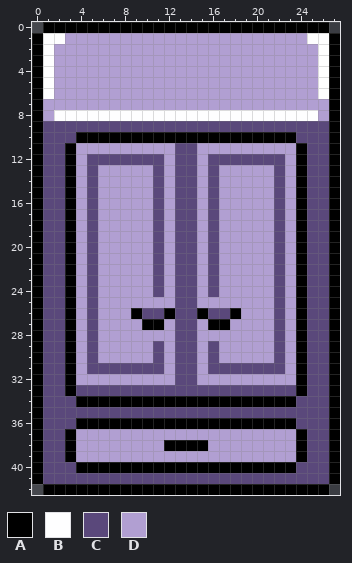
Two states of a pixel-art sprite, assets/sprites/wardrobe.png. This is how it looked before the edit.
The file is 28x43 pixels.
Palette (. is transparent): A #000000  B #fefeff  C #5a487b  D #b19fd2
Pixels before, first column x 0:
 0 .AAAAAAAAAAAAAAAAAAAAAAAAAA.
 1 ABBDDDDDDDDDDDDDDDDDDDDDDBBA
 2 ABDDDDDDDDDDDDDDDDDDDDDDDDBA
 3 ABDDDDDDDDDDDDDDDDDDDDDDDDBA
 4 ABDDDDDDDDDDDDDDDDDDDDDDDDBA
 5 ABDDDDDDDDDDDDDDDDDDDDDDDDBA
 6 ABDDDDDDDDDDDDDDDDDDDDDDDDBA
 7 ADDDDDDDDDDDDDDDDDDDDDDDDDDA
 8 ADBBBBBBBBBBBBBBBBBBBBBBBBDA
 9 ACCCCCCCCCCCCCCCCCCCCCCCCCCA
10 ACCCAAAAAAAAAAAAAAAAAAAACCCA
11 ACCADDDDDDDDDCCDDDDDDDDDACCA
12 ACCADCCCCCCCDCCDCCCCCCCDACCA
13 ACCADCDDDDDCDCCDCDDDDDCDACCA
14 ACCADCDDDDDCDCCDCDDDDDCDACCA
15 ACCADCDDDDDCDCCDCDDDDDCDACCA
16 ACCADCDDDDDCDCCDCDDDDDCDACCA
17 ACCADCDDDDDCDCCDCDDDDDCDACCA
18 ACCADCDDDDDCDCCDCDDDDDCDACCA
19 ACCADCDDDDDCDCCDCDDDDDCDACCA
20 ACCADCDDDDDCDCCDCDDDDDCDACCA
21 ACCADCDDDDDCDCCDCDDDDDCDACCA
22 ACCADCDDDDDCDCCDCDDDDDCDACCA
23 ACCADCDDDDDCDCCDCDDDDDCDACCA
24 ACCADCDDDDDCDCCDCDDDDDCDACCA
25 ACCADCDDDDDDDCCDDDDDDDCDACCA
26 ACCADCDDDACCACCACCADDDCDACCA
27 ACCADCDDDDAADCCDAADDDDCDACCA
28 ACCADCDDDDDDDCCDDDDDDDCDACCA
29 ACCADCDDDDDCDCCDCDDDDDCDACCA
30 ACCADCDDDDDCDCCDCDDDDDCDACCA
31 ACCADCCCCCCCDCCDCCCCCCCDACCA
32 ACCADDDDDDDDDCCDDDDDDDDDACCA
33 ACCACCCCCCCCCCCCCCCCCCCCACCA
34 ACCCAAAAAAAAAAAAAAAAAAAACCCA
35 ACCCCCCCCCCCCCCCCCCCCCCCCCCA
36 ACCCAAAAAAAAAAAAAAAAAAAACCCA
37 ACCADDDDDDDDDDDDDDDDDDDDACCA
38 ACCADDDDDDDDAAAADDDDDDDDACCA
39 ACCADDDDDDDDDDDDDDDDDDDDACCA
40 ACCCAAAAAAAAAAAAAAAAAAAACCCA
41 ACCCCCCCCCCCCCCCCCCCCCCCCCCA
42 .AAAAAAAAAAAAAAAAAAAAAAAAAA.
The result:
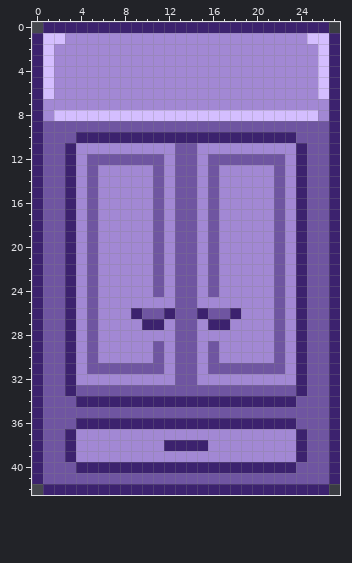
Edits made:
Colour A changes from #000000 to #3c226e.
Colour B changes from #fefeff to #d4beff.
Colour C changes from #5a487b to #6f55a1.
Colour D changes from #b19fd2 to #a288d4.
